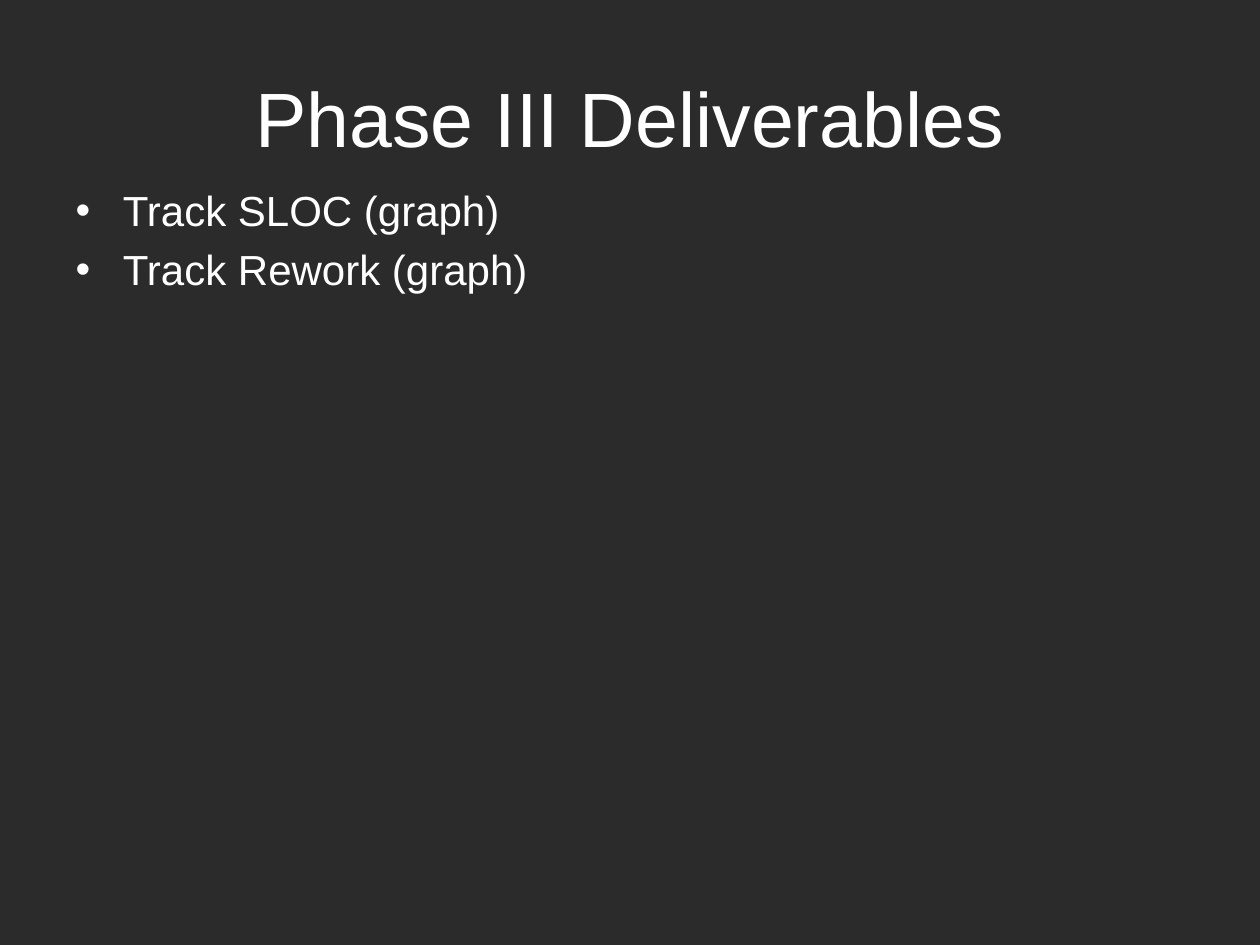
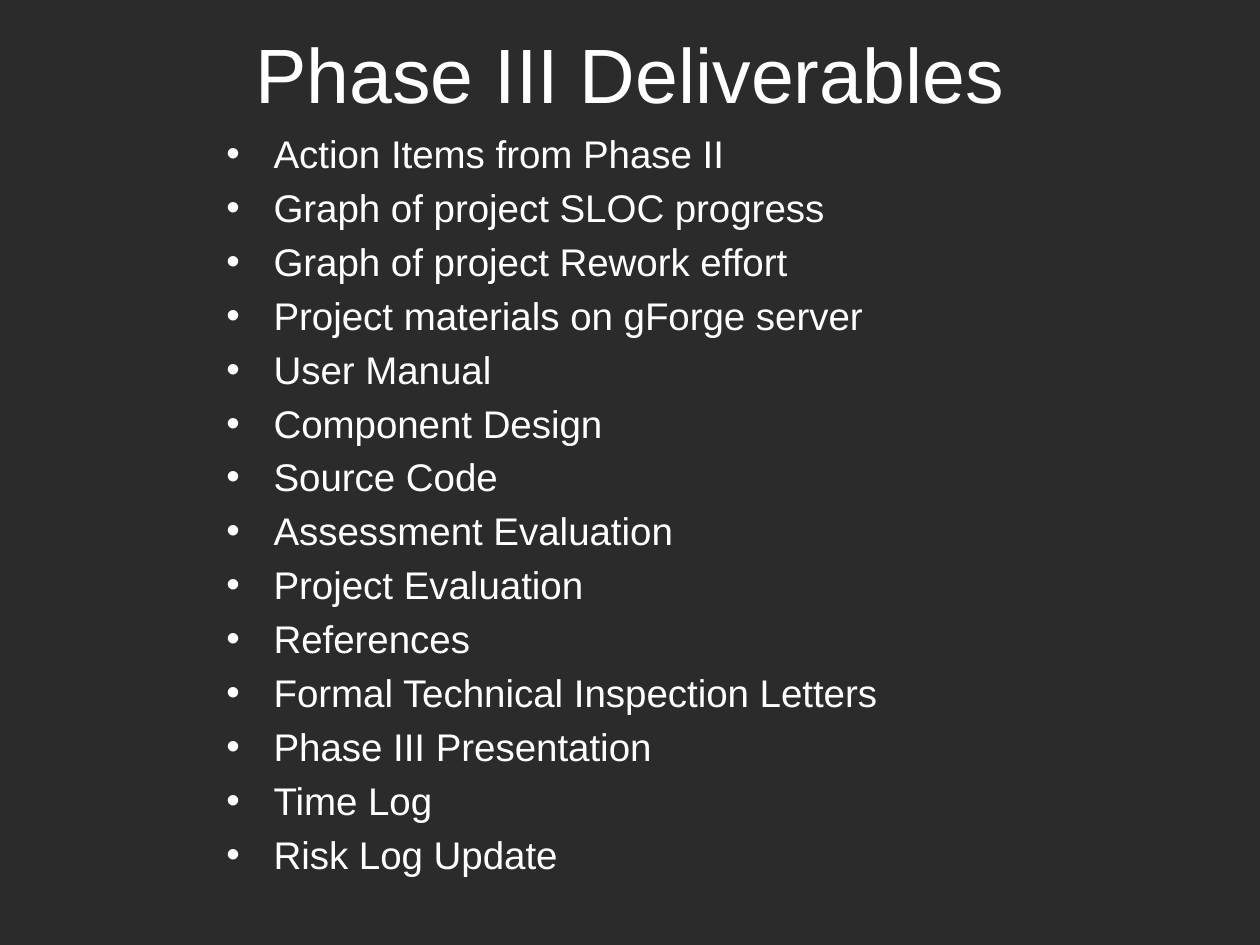
Before and after one commit to k0emt/macts, a slide deck: slide 12 of portfolio/PresentationElaboration.pptx. Drawn at 1260x945 pixels with LibreOffice and Linux fonts; fonts in the diff are those of the drawing; background and template pictures are left out; a plain dark background stands for a picture behind light text. Boxes give left, top, right and bottom in pixels: in the first picture for what was removed or moved away, otherwise in the second. Text is boxed around its words. In the diff, an @@ line names an element or a change of style, - is before the commit and + after.

Commit message:
work done towards phase II

```diff
--- a/portfolio/PresentationElaboration.pptx
+++ b/portfolio/PresentationElaboration.pptx
@@ title "Phase III Deliverables": place and size @@
-title "Phase III Deliverables" at bbox=[255, 91, 1004, 148]
+title "Phase III Deliverables" at bbox=[255, 47, 1004, 104]
@@ text at bbox=[274, 140, 877, 876]: text changed; size 24 to 22 pt @@
-• Track SLOC (graph)
-• Track Rework (graph)
+• Action Items from Phase II
+• Graph of project SLOC progress
+• Graph of project Rework effort
+• Project materials on gForge server
+• User Manual
+• Component Design
+• Source Code
+• Assessment Evaluation
+• Project Evaluation
+• References
+• Formal Technical Inspection Letters
+• Phase III Presentation
+• Time Log
+• Risk Log Update
```
Also in this commit, not shown: 7 other slides changed, 1 slide added, 1 slide removed, 5 other files.
